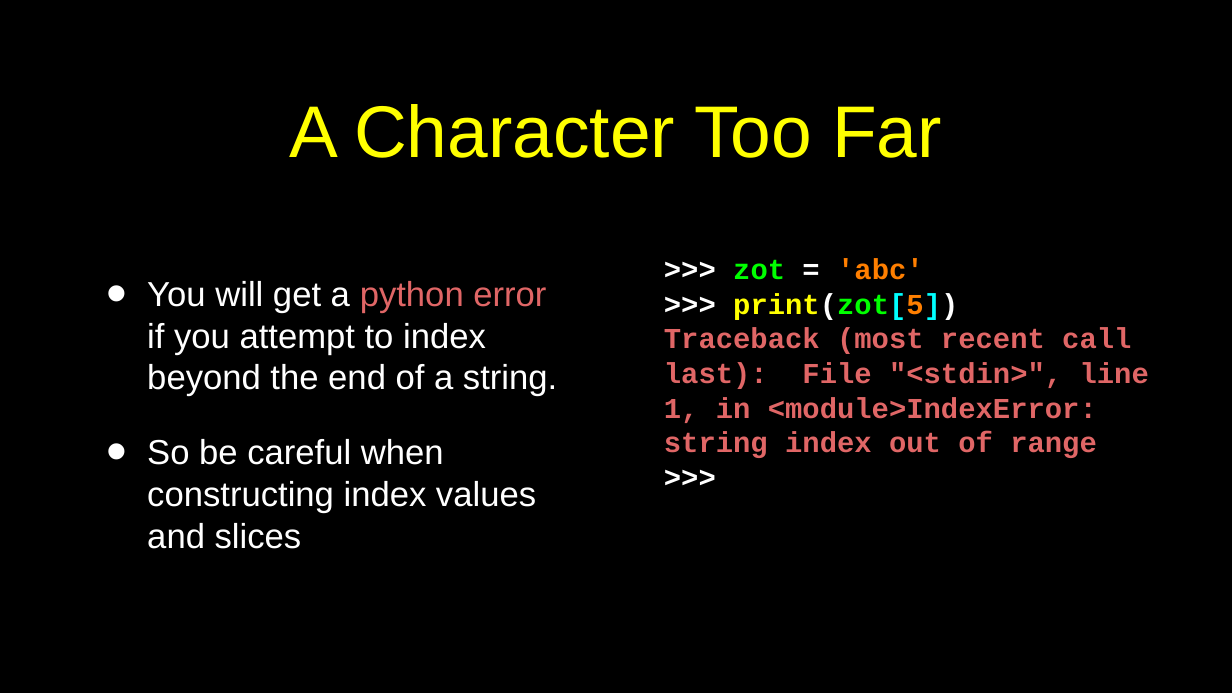
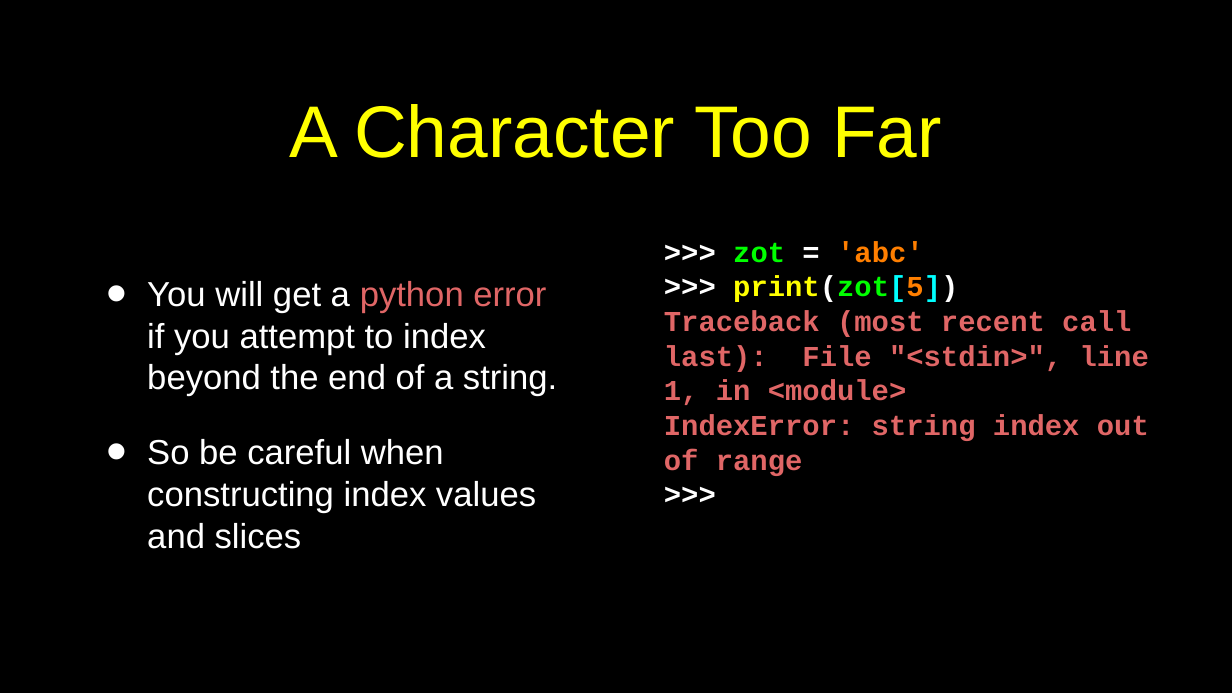
Before and after one commit to csev/py4e, a slide deck: slide 5 of lectures3/Pythonlearn-06-Strings.pptx. Drawn at 1232x693 pixels with LibreOffice and Linux fonts; fonts in the diff are those of the drawing. Boxes give left, top, right and bottom in pixels: in the first picture for what was removed or moved away, otherwise in the second. Text is boxed around its words. In the diff, an @@ line names an element or a change of style, - is before the commit and + after.

Commit message:
Strings.

```diff
--- a/lectures3/Pythonlearn-06-Strings.pptx
+++ b/lectures3/Pythonlearn-06-Strings.pptx
@@ text at <box>664,311,1149,476</box>: text changed @@
-Traceback (most recent call last): File "<stdin>", line 1, in <module>IndexError: string index out of range
+Traceback (most recent call last): File "<stdin>", line 1, in <module>
+IndexError: string index out of range
```
Also in this commit, not shown: 2 slides added, 1 other file.
